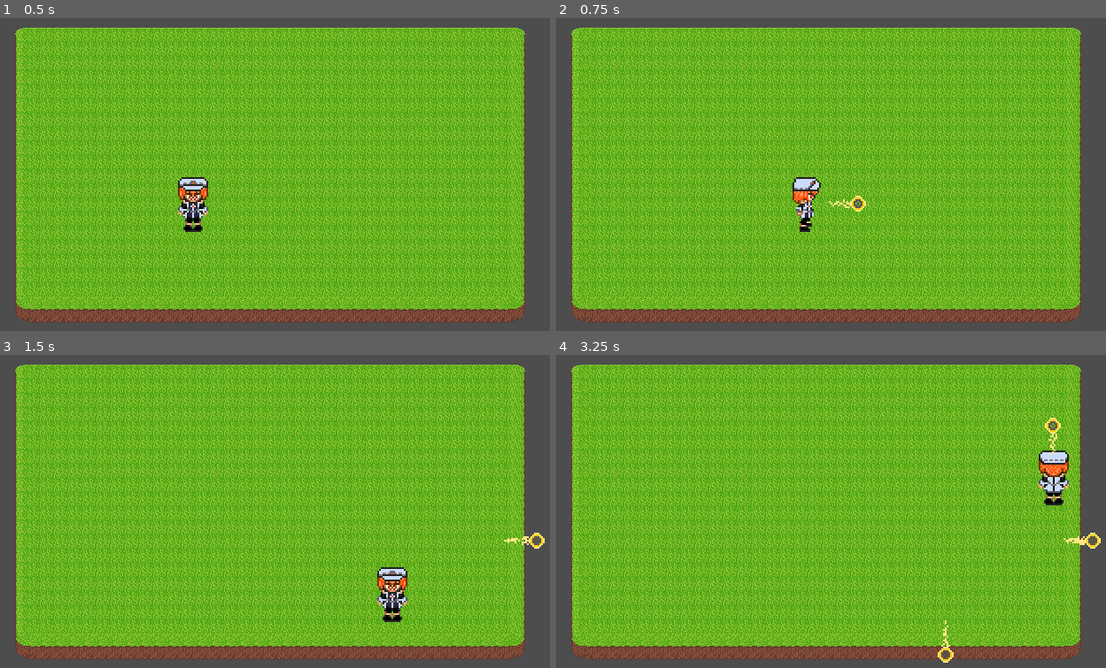
Above: before the commit, frames 1-4 (two rows, left to right).
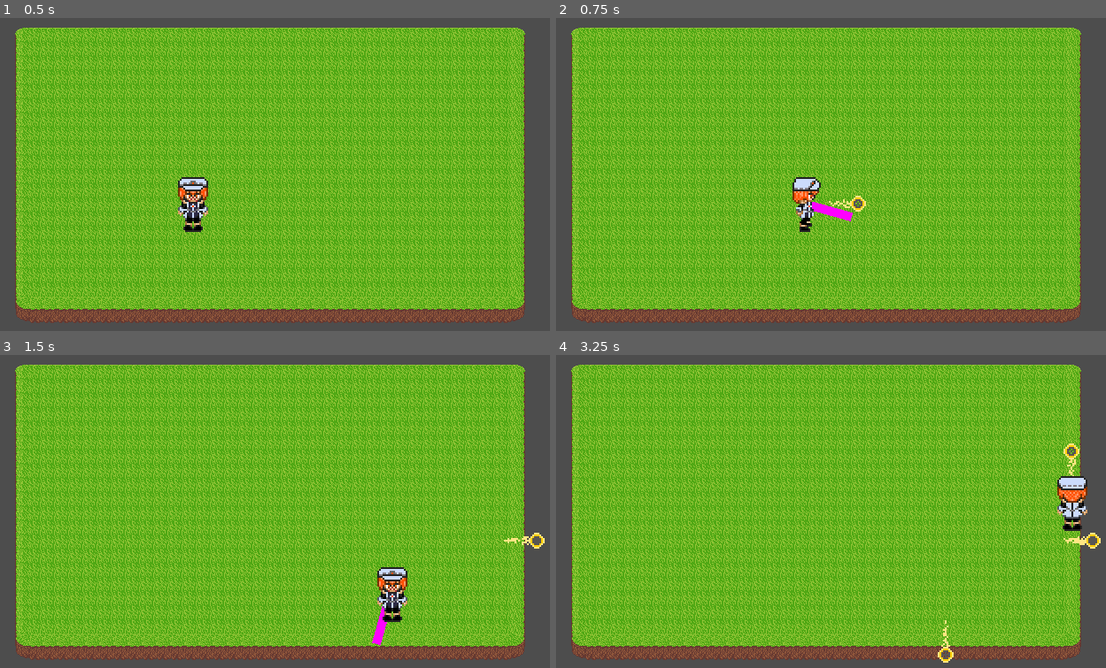
Above: after the commit, the same moments.

Repository: NiroJr/TheHerosFall
Game: Godot game, scene res://Scenes/main.tscn
Same seed, same stepped clock (60 frames per second), same inputs: the game is played once before the commit and once after it.
Inputs:
- Up to frame 1 (0.5 s): no input
- Up to frame 2 (0.75 s): tap Enter (ui_accept) at 0.5 s; hold Right (ui_right) from 0.53 s (still down); tap X (sword_swing) at 0.6 s
- Up to frame 3 (1.5 s): tap Enter (ui_accept) at 0.77 s; release Right (ui_right) at 1.28 s; hold Down (ui_down) from 1.28 s (still down); tap X (sword_swing) at 1.35 s
- Up to frame 4 (3.25 s): tap Enter (ui_accept) at 1.52, 3.02 s; release Down (ui_down) at 2.03 s; hold Right (ui_right) 2.03-2.78 s; tap X (sword_swing) at 2.1, 2.85 s; hold Up (ui_up) from 2.78 s (still down)

Frame 1 is identical in both runs. In frame 2, 0.2% of the frame differs, in the area x 46-54%, y 58-65%; in frame 3, 0.2%; in frame 4, 1.7%, in the area x 87-97%, y 20-57%.
Error before the commit: Invalid assignment of property or key 'visible' with value of type 'bool' on a base object of type 'null instance'. (res://Scripts/player.gd:16)

Commit message:
Sword merge repair

Diff:
--- a/Scenes/player.tscn
+++ b/Scenes/player.tscn
@@ -8,7 +8,7 @@
 [ext_resource type="Texture2D" uid="uid://d2exdcu6qhdmu" path="res://Assets/MCSprites/characterSprites/MainChar2.png" id="6_f1ek2"]
 
 [sub_resource type="RectangleShape2D" id="RectangleShape2D_i5tie"]
-size = Vector2(65, 117)
+size = Vector2(32, 62)
 
 [sub_resource type="SpriteFrames" id="SpriteFrames_xrrqc"]
 animations = [{
@@ -53,12 +53,19 @@
 "speed": 5.0
 }]
 
+[sub_resource type="RectangleShape2D" id="RectangleShape2D_vikc2"]
+size = Vector2(59, 10)
+
+[sub_resource type="PlaceholderTexture2D" id="PlaceholderTexture2D_i5tie"]
+
 [node name="Player" type="CharacterBody2D" unique_id=481447577]
+z_index = 10
+z_as_relative = false
 collision_mask = 6
 script = ExtResource("1_onrkg")
 
 [node name="CollisionShape2D" type="CollisionShape2D" parent="." unique_id=396957255]
-position = Vector2(7, 1)
+position = Vector2(2, 0)
 shape = SubResource("RectangleShape2D_i5tie")
 
 [node name="PlayerSprite" type="AnimatedSprite2D" parent="." unique_id=1537809165]
@@ -66,3 +73,21 @@
 scale = Vector2(2, 2)
 sprite_frames = SubResource("SpriteFrames_xrrqc")
 animation = &"down"
+
+[node name="SwordPivot" type="Node2D" parent="." unique_id=828499182]
+z_as_relative = false
+
+[node name="Sword" type="Area2D" parent="SwordPivot" unique_id=1179261997]
+collision_layer = 8
+collision_mask = 4
+
+[node name="CollisionShape2D" type="CollisionShape2D" parent="SwordPivot/Sword" unique_id=1334359317]
+position = Vector2(30, 0)
+shape = SubResource("RectangleShape2D_vikc2")
+
+[node name="Sprite2D" type="Sprite2D" parent="SwordPivot/Sword" unique_id=1233708772]
+position = Vector2(0, -5)
+scale = Vector2(60, 10)
+texture = SubResource("PlaceholderTexture2D_i5tie")
+
+[node name="Combo" type="Timer" parent="." unique_id=741614805]
